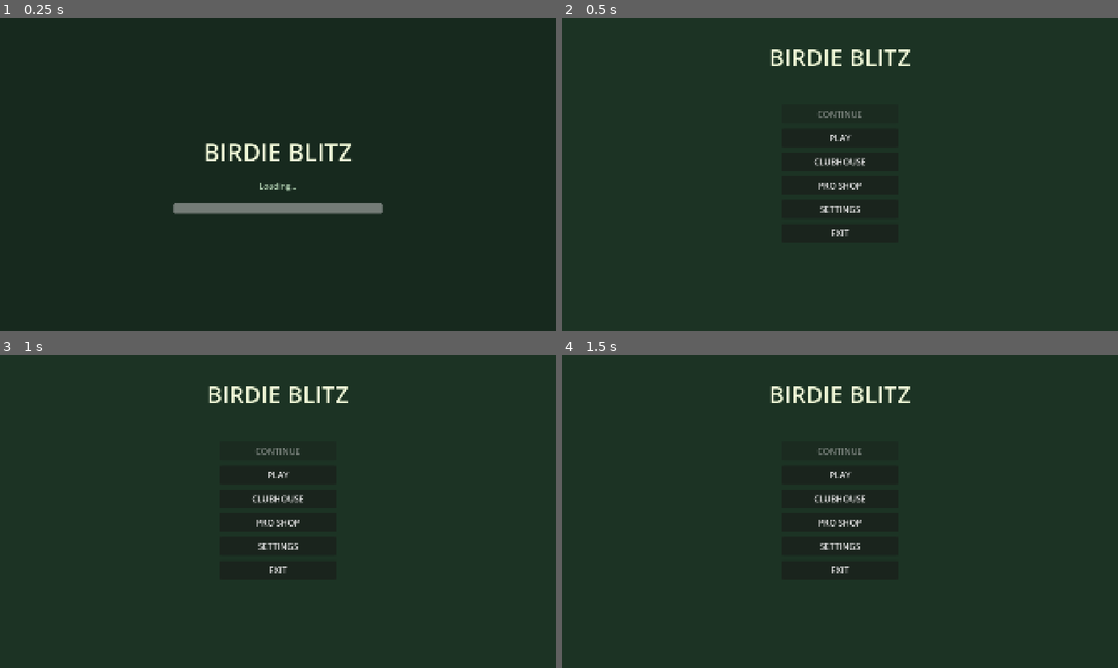
Above: before the commit, frames 1-4 (two rows, left to right).
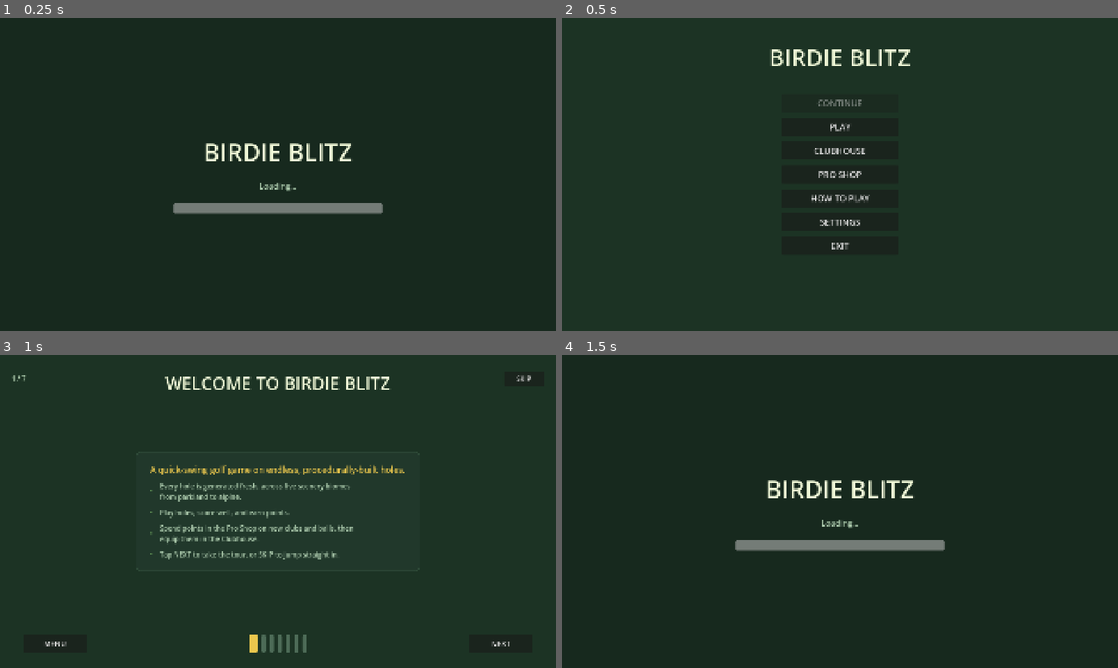
Above: after the commit, the same moments.

Repository: bblarney/androidgolfgame
Game: Godot game, scene res://scenes/loading_screen.tscn
Same seed, same stepped clock (60 frames per second), same inputs: the game is played once before the commit and once after it.
Inputs (mouse positions are in pixels of both pictures, inside the frame that each line leads up to):
- Up to frame 1 (0.25 s): no input
- Up to frame 2 (0.5 s): no input
- Up to frame 3 (1 s): click (278, 536) at 0.5 s, where only the run after the commit has a clickable "HOW TO PLAY"
- Up to frame 4 (1.5 s): click (617, 642) at 1.25 s, where only the run after the commit has a clickable "MENU"

Frame 1 is identical in both runs. In frame 2, 1.2% of the frame differs, in the area x 44-56%, y 26-74%; in frame 3, 5.1%, in the area x 2-96%, y 6-96%; in frame 4, 3.2%.

Commit message:
Add How To Play click-through tutorial
New HOW TO PLAY entry on the main menu opens a 7-slide deck covering
game modes, on-course controls/scoring, the clubhouse, and the pro shop.
Built in code like clubhouse/pro_shop; routed via SceneManager.TUTORIAL.

Co-Authored-By: Claude Opus 4.8 <noreply@anthropic.com>

Diff:
--- a/autoloads/SceneManager.gd
+++ b/autoloads/SceneManager.gd
@@ -10,6 +10,7 @@
 const HOLE      := "res://scenes/hole.tscn"
 const CLUBHOUSE := "res://scenes/clubhouse.tscn"
 const PRO_SHOP  := "res://scenes/pro_shop.tscn"
+const TUTORIAL  := "res://scenes/tutorial.tscn"
 
 var target_scene: String = MAIN_MENU
 
--- a/scenes/main_menu.tscn
+++ b/scenes/main_menu.tscn
@@ -75,6 +75,12 @@
 layout_mode = 2
 theme_override_font_sizes/font_size = 30
 text = "PRO SHOP"
+
+[node name="HowToPlayButton" type="Button" parent="MainPanel/VBox"]
+custom_minimum_size = Vector2(400.0, 64.0)
+layout_mode = 2
+theme_override_font_sizes/font_size = 30
+text = "HOW TO PLAY"
 
 [node name="SettingsButton" type="Button" parent="MainPanel/VBox"]
 custom_minimum_size = Vector2(400.0, 64.0)
--- /dev/null
+++ b/scenes/tutorial.tscn
@@ -0,0 +1,17 @@
+[gd_scene format=3 uid="uid://4w1yteyyuf44"]
+
+[ext_resource type="Script" path="res://scripts/tutorial.gd" id="1_tut"]
+
+[node name="Tutorial" type="Control"]
+layout_mode = 3
+anchors_preset = 15
+anchor_right = 1.0
+anchor_bottom = 1.0
+script = ExtResource("1_tut")
+
+[node name="Bg" type="ColorRect" parent="."]
+layout_mode = 1
+anchors_preset = 15
+anchor_right = 1.0
+anchor_bottom = 1.0
+color = Color(0.11, 0.2, 0.14, 1)
--- a/scripts/main_menu.gd
+++ b/scripts/main_menu.gd
@@ -1,7 +1,7 @@
 extends Control
 
 # Basic front-end menu. One scene with stacked panels toggled by visibility:
-#   MainPanel  - CONTINUE / PLAY / CLUBHOUSE / PRO SHOP / SETTINGS / EXIT
+#   MainPanel  - CONTINUE / PLAY / CLUBHOUSE / PRO SHOP / HOW TO PLAY / SETTINGS / EXIT
 #   PlayPanel  - PRACTICE / 9 HOLES / 18 HOLES / TOURNAMENT(disabled) / BACK
 #   Placeholder- reused for CLUBHOUSE / PRO SHOP / SETTINGS (title + BACK)
 # All exits (EXIT here, leaving a round in-game) are gated by an "Are you sure?" dialog.
@@ -23,6 +23,7 @@
 	$MainPanel/VBox/PlayButton.pressed.connect(func() -> void: _show_only(play_panel))
 	$MainPanel/VBox/ClubhouseButton.pressed.connect(func() -> void: SceneManager.goto(SceneManager.CLUBHOUSE))
 	$MainPanel/VBox/ProShopButton.pressed.connect(func() -> void: SceneManager.goto(SceneManager.PRO_SHOP))
+	$MainPanel/VBox/HowToPlayButton.pressed.connect(func() -> void: SceneManager.goto(SceneManager.TUTORIAL))
 	$MainPanel/VBox/SettingsButton.pressed.connect(func() -> void: _open_placeholder("SETTINGS"))
 	$MainPanel/VBox/ExitButton.pressed.connect(func() -> void: exit_dialog.popup_centered())
 
--- /dev/null
+++ b/scripts/tutorial.gd
@@ -0,0 +1,295 @@
+extends Control
+
+# How To Play: a click-through slide deck reached from the main menu. Walks a new player
+# through game modes, on-course controls/scoring, the clubhouse, and the pro shop. UI is
+# built entirely in code (the .tscn only holds the bg), mirroring clubhouse.gd / pro_shop.gd.
+# Slides are pure data (SLIDES); _show_slide rebuilds the body for the current index.
+
+const TEXT     := Color(0.95, 0.98, 0.85)
+const SUBTEXT  := Color(0.7, 0.82, 0.7)
+const PANEL_BG := Color(0.13, 0.22, 0.17)
+const HILITE   := Color(0.92, 0.78, 0.30)
+const ACCENT   := Color(0.55, 0.82, 0.45)
+
+# Each slide: title, a one-line intro, and a list of points. A point is either
+#   {"head": "...", "body": "..."}  -> bold label + description (feature lists)
+#   {"body": "..."}                 -> plain bullet
+const SLIDES := [
+	{
+		"title": "WELCOME TO BIRDIE BLITZ",
+		"intro": "A quick-swing golf game on endless, procedurally-built holes.",
+		"points": [
+			{"body": "Every hole is generated fresh, across five scenery biomes\nfrom parkland to alpine."},
+			{"body": "Play holes, score well, and earn points."},
+			{"body": "Spend points in the Pro Shop on new clubs and balls, then\nequip them in the Clubhouse."},
+			{"body": "Tap NEXT to take the tour, or SKIP to jump straight in."},
+		],
+	},
+	{
+		"title": "GAME MODES",
+		"intro": "Pick a mode from PLAY on the main menu.",
+		"points": [
+			{"head": "Practice", "body": "Endless holes to warm up. No points awarded — just swing freely."},
+			{"head": "9 Holes", "body": "A full scored round. Earn points on every hole."},
+			{"head": "18 Holes", "body": "The long round, with a front-nine / back-nine scorecard."},
+			{"head": "Tournament", "body": "Coming soon."},
+			{"body": "Leave a scored round mid-way and CONTINUE on the menu picks\nit right back up."},
+		],
+	},
+	{
+		"title": "ON THE COURSE",
+		"intro": "Everything is one finger: look around, then sling the ball.",
+		"points": [
+			{"head": "Look around", "body": "Drag anywhere away from the ball to rotate the camera and read the hole."},
+			{"head": "Aim & power", "body": "Touch near the ball and drag BACK like a slingshot. The shot fires opposite your drag; pull farther for more power."},
+			{"head": "Release", "body": "Let go to swing. A short drag cancels the shot."},
+			{"head": "Pick a club", "body": "Use the club buttons (Driver / Iron / Wedge / Putter) to switch. Each swings to whatever you've slotted in the Clubhouse."},
+		],
+	},
+	{
+		"title": "SCORING & POINTS",
+		"intro": "Beat par to bank the biggest rewards.",
+		"points": [
+			{"body": "Each hole has a par. Your strokes vs par set the result:\nbirdie, par, bogey, and so on."},
+			{"head": "Hole-in-one", "body": "+500 points"},
+			{"head": "Eagle or better", "body": "+300 points"},
+			{"head": "Birdie", "body": "+150 points"},
+			{"head": "Par", "body": "+75 points"},
+			{"head": "Bogey / worse", "body": "+25 and down — every hole still pays something."},
+		],
+	},
+	{
+		"title": "THE CLUBHOUSE",
+		"intro": "Your bag: view and swap the gear you own.",
+		"points": [
+			{"head": "Five slots", "body": "Driver, Iron, Wedge, Putter, and Ball — one equipped in each."},
+			{"head": "Swap gear", "body": "Open a slot to see every item you own in that category, then tap one to equip it. The gold frame marks what's equipped."},
+			{"head": "Read the stats", "body": "Bars compare items head-to-head — Power, Accuracy, Spin, Loft for clubs; Distance, Roll, Backspin and more for balls."},
+			{"body": "Whatever you equip here is what you swing on the course."},
+		],
+	},
+	{
+		"title": "THE PRO SHOP",
+		"intro": "Spend your points on new gear.",
+		"points": [
+			{"head": "Daily offerings", "body": "Three procedurally-generated clubs and balls, each with its own rarity and price. Buying one rerolls that slot."},
+			{"head": "Rarity", "body": "Rarer gear has stronger stats — and costs more."},
+			{"head": "Mystery Box", "body": "A flat-price gamble with better odds at rare and legendary gear. Watch the reel spin, then add the prize to your bag."},
+			{"body": "New gear lands in your inventory — head to the Clubhouse to\nequip it."},
+		],
+	},
+	{
+		"title": "YOU'RE READY",
+		"intro": "That's everything. Time to tee off.",
+		"points": [
+			{"body": "Start with a Practice round to get a feel for the slingshot swing."},
+			{"body": "Then play 9 or 18 holes to start banking points."},
+			{"body": "Cash points in the Pro Shop, equip your finds in the Clubhouse,\nand chase that hole-in-one."},
+			{"body": "Good luck out there!"},
+		],
+	},
+]
+
+var index : int = 0
+
+var title_label  : Label
+var step_label   : Label
+var body_box     : VBoxContainer
+var dots_box     : HBoxContainer
+var back_button  : Button
+var next_button  : Button
+
+
+func _ready() -> void:
+	_build_ui()
+	_show_slide()
+
+
+func _build_ui() -> void:
+	title_label = Label.new()
+	title_label.set_anchors_preset(Control.PRESET_TOP_WIDE)
+	title_label.offset_top = 56.0
+	title_label.offset_bottom = 132.0
+	title_label.horizontal_alignment = HORIZONTAL_ALIGNMENT_CENTER
+	title_label.add_theme_font_size_override("font_size", 60)
+	title_label.add_theme_color_override("font_color", TEXT)
+	add_child(title_label)
+
+	step_label = Label.new()
+	step_label.set_anchors_preset(Control.PRESET_TOP_LEFT)
+	step_label.offset_left = 40.0
+	step_label.offset_right = 200.0
+	step_label.offset_top = 64.0
+	step_label.offset_bottom = 100.0
+	step_label.add_theme_font_size_override("font_size", 24)
+	step_label.add_theme_color_override("font_color", SUBTEXT)
+	add_child(step_label)
+
+	var skip := Button.new()
+	skip.text = "SKIP"
+	skip.set_anchors_preset(Control.PRESET_TOP_RIGHT)
+	skip.offset_left = -180.0
+	skip.offset_right = -40.0
+	skip.offset_top = 56.0
+	skip.offset_bottom = 108.0
+	skip.add_theme_font_size_override("font_size", 24)
+	skip.pressed.connect(_exit)
+	add_child(skip)
+
+	# Centered content card holding the current slide's body.
+	var center := CenterContainer.new()
+	center.set_anchors_preset(Control.PRESET_FULL_RECT)
+	center.offset_top = 150.0
+	center.offset_bottom = -150.0
+	add_child(center)
+
+	var panel := PanelContainer.new()
+	panel.custom_minimum_size = Vector2(980.0, 0.0)
+	var box := StyleBoxFlat.new()
+	box.bg_color = PANEL_BG
+	box.set_corner_radius_all(14)
+	box.set_border_width_all(2)
+	box.border_color = Color(0.2, 0.32, 0.24)
+	box.content_margin_left = 48.0
+	box.content_margin_right = 48.0
+	box.content_margin_top = 40.0
+	box.content_margin_bottom = 40.0
+	panel.add_theme_stylebox_override("panel", box)
+	center.add_child(panel)
+
+	body_box = VBoxContainer.new()
+	body_box.add_theme_constant_override("separation", 20)
+	panel.add_child(body_box)
+
+	# Bottom navigation row: BACK | progress dots | NEXT.
+	var nav := HBoxContainer.new()
+	nav.set_anchors_preset(Control.PRESET_BOTTOM_WIDE)
+	nav.offset_left = 80.0
+	nav.offset_right = -80.0
+	nav.offset_top = -116.0
+	nav.offset_bottom = -52.0
+	nav.add_theme_constant_override("separation", 24)
+	add_child(nav)
+
+	back_button = Button.new()
+	back_button.text = "BACK"
+	back_button.custom_minimum_size = Vector2(220.0, 60.0)
+	back_button.add_theme_font_size_override("font_size", 26)
+	back_button.pressed.connect(_prev)
+	nav.add_child(back_button)
+
+	var left_spacer := Control.new()
+	left_spacer.size_flags_horizontal = Control.SIZE_EXPAND_FILL
+	nav.add_child(left_spacer)
+
+	dots_box = HBoxContainer.new()
+	dots_box.add_theme_constant_override("separation", 14)
+	dots_box.alignment = BoxContainer.ALIGNMENT_CENTER
+	nav.add_child(dots_box)
+
+	var right_spacer := Control.new()
+	right_spacer.size_flags_horizontal = Control.SIZE_EXPAND_FILL
+	nav.add_child(right_spacer)
+
+	next_button = Button.new()
+	next_button.custom_minimum_size = Vector2(220.0, 60.0)
+	next_button.add_theme_font_size_override("font_size", 26)
+	next_button.pressed.connect(_next)
+	nav.add_child(next_button)
+
+
+func _show_slide() -> void:
+	var slide : Dictionary = SLIDES[index]
+
+	title_label.text = slide["title"]
+	step_label.text = "%d / %d" % [index + 1, SLIDES.size()]
+
+	for child in body_box.get_children():
+		child.queue_free()
+
+	var intro := Label.new()
+	intro.text = slide["intro"]
+	intro.autowrap_mode = TextServer.AUTOWRAP_WORD_SMART
+	intro.add_theme_font_size_override("font_size", 30)
+	intro.add_theme_color_override("font_color", HILITE)
+	body_box.add_child(intro)
+
+	for point: Dictionary in slide["points"]:
+		body_box.add_child(_make_point(point))
+
+	_rebuild_dots()
+
+	# First slide has nothing to go back to; let BACK leave the tour entirely.
+	back_button.text = "BACK" if index > 0 else "MENU"
+	next_button.text = "NEXT" if index < SLIDES.size() - 1 else "LET'S GO"
+
+
+func _make_point(point: Dictionary) -> Control:
+	var row := HBoxContainer.new()
+	row.add_theme_constant_override("separation", 14)
+
+	var bullet := Label.new()
+	bullet.text = "•"
+	bullet.add_theme_font_size_override("font_size", 24)
+	bullet.add_theme_color_override("font_color", ACCENT)
+	bullet.custom_minimum_size = Vector2(20.0, 0.0)
+	row.add_child(bullet)
+
+	if point.has("head"):
+		# Feature line: "Head — body" with the head emphasised.
+		var line := RichTextLabel.new()
+		line.bbcode_enabled = true
+		line.fit_content = true
+		line.scroll_active = false
+		line.size_flags_horizontal = Control.SIZE_EXPAND_FILL
+		line.add_theme_font_size_override("normal_font_size", 24)
+		line.add_theme_font_size_override("bold_font_size", 24)
+		line.add_theme_color_override("default_color", SUBTEXT)
+		line.text = "[color=#%s][b]%s[/b][/color]   %s" % [TEXT.to_html(false), point["head"], point["body"]]
+		row.add_child(line)
+	else:
+		var line := Label.new()
+		line.text = point["body"]
+		line.autowrap_mode = TextServer.AUTOWRAP_WORD_SMART
+		line.size_flags_horizontal = Control.SIZE_EXPAND_FILL
+		line.add_theme_font_size_override("font_size", 24)
+		line.add_theme_color_override("font_color", SUBTEXT)
+		row.add_child(line)
+
+	return row
+
+
+func _rebuild_dots() -> void:
+	for child in dots_box.get_children():
+		child.queue_free()
+	for i in range(SLIDES.size()):
+		# The current slide's dot is a filled gold pill; the rest are dim dots. Drawn as
+		# styled panels rather than glyphs so they never fall back to tofu.
+		var is_cur : bool = i == index
+		var dot := Panel.new()
+		dot.custom_minimum_size = Vector2(28.0 if is_cur else 14.0, 14.0)
+		var sb := StyleBoxFlat.new()
+		sb.bg_color = HILITE if is_cur else Color(0.3, 0.42, 0.34)
+		sb.set_corner_radius_all(7)
+		dot.add_theme_stylebox_override("panel", sb)
+		dots_box.add_child(dot)
+
+
+func _next() -> void:
+	if index < SLIDES.size() - 1:
+		index += 1
+		_show_slide()
+	else:
+		_exit()
+
+
+func _prev() -> void:
+	if index > 0:
+		index -= 1
+		_show_slide()
+	else:
+		_exit()
+
+
+func _exit() -> void:
+	SceneManager.goto(SceneManager.MAIN_MENU)
